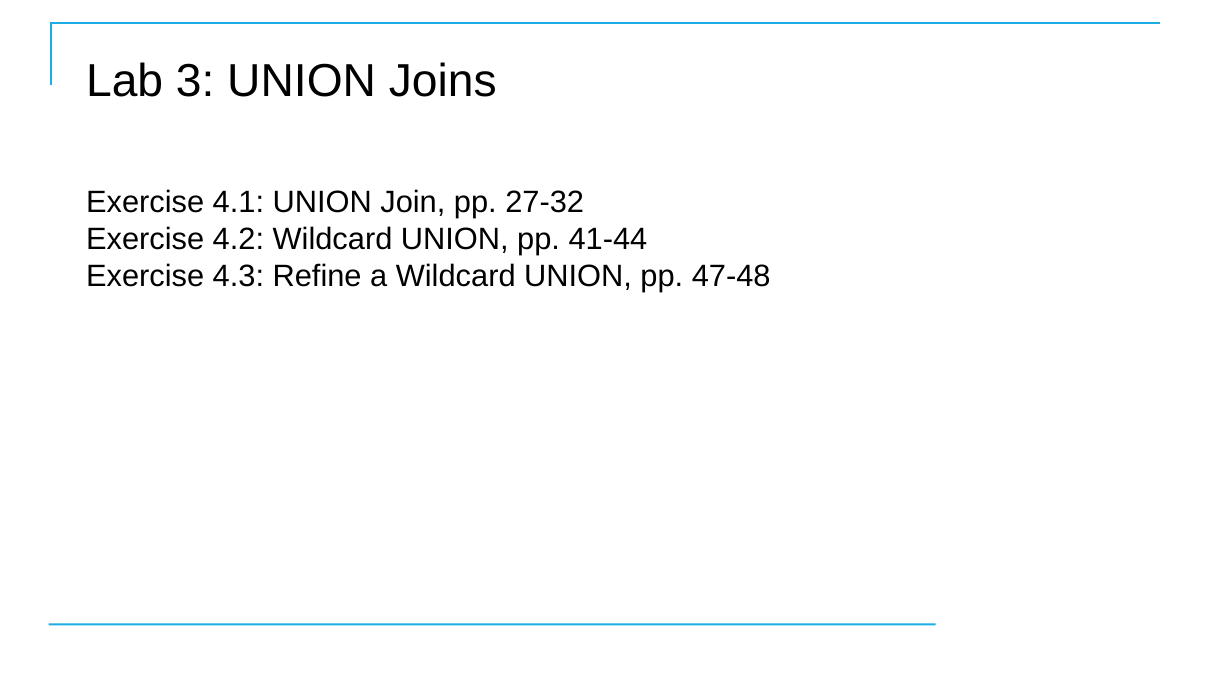
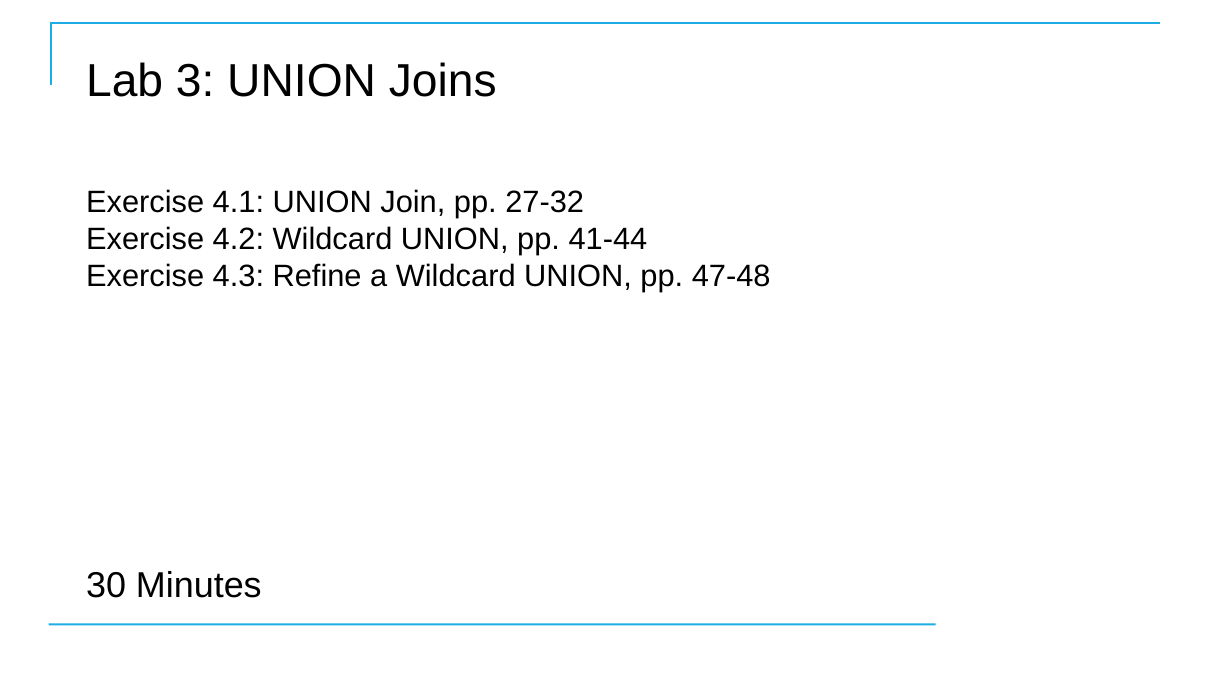
Before and after one commit to CostelloTechnicalConsulting/XTBP10---Tableau-Prep-Introduction, a slide deck: slide 50 of ppt/TableauPrepBuilderIntroV1_1.pptx. Drawn at 1232x693 pixels with LibreOffice and Linux fonts; fonts in the diff are those of the drawing; background and template pictures are left out. Boxes give left, top, right and bottom in pixels: in the first picture for what was removed or moved away, otherwise in the second. Text is boxed around its words. In the diff, an @@ line names an element or a change of style, - is before the commit and + after.

```diff
--- a/ppt/TableauPrepBuilderIntroV1_1.pptx
+++ b/ppt/TableauPrepBuilderIntroV1_1.pptx
@@ text added at box(86, 571, 262, 598), 28 pt, text #000000 @@
+30 Minutes
```
Also in this commit, not shown: 25 other slides changed, 1 slide added, 1 slide removed, 18 other files.
